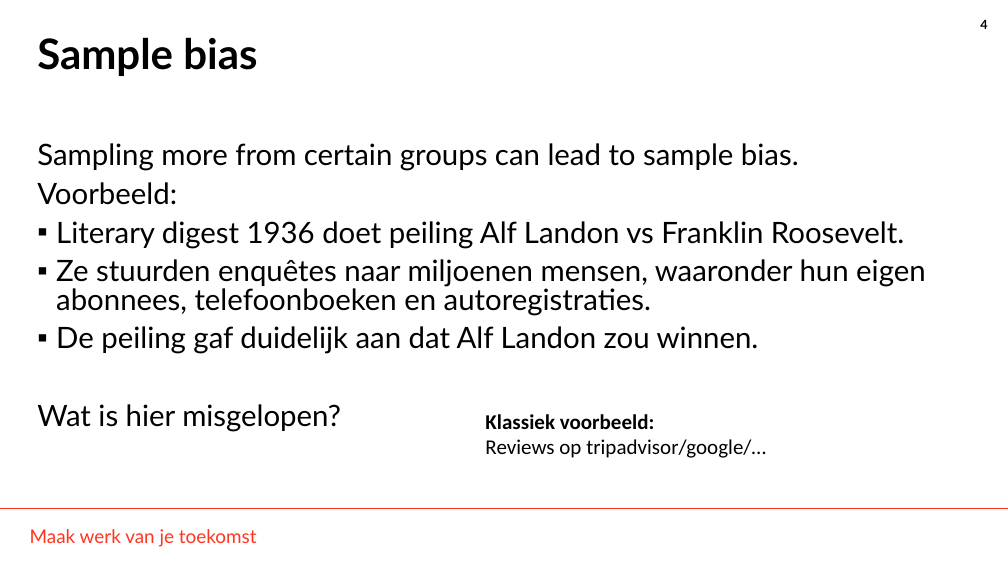
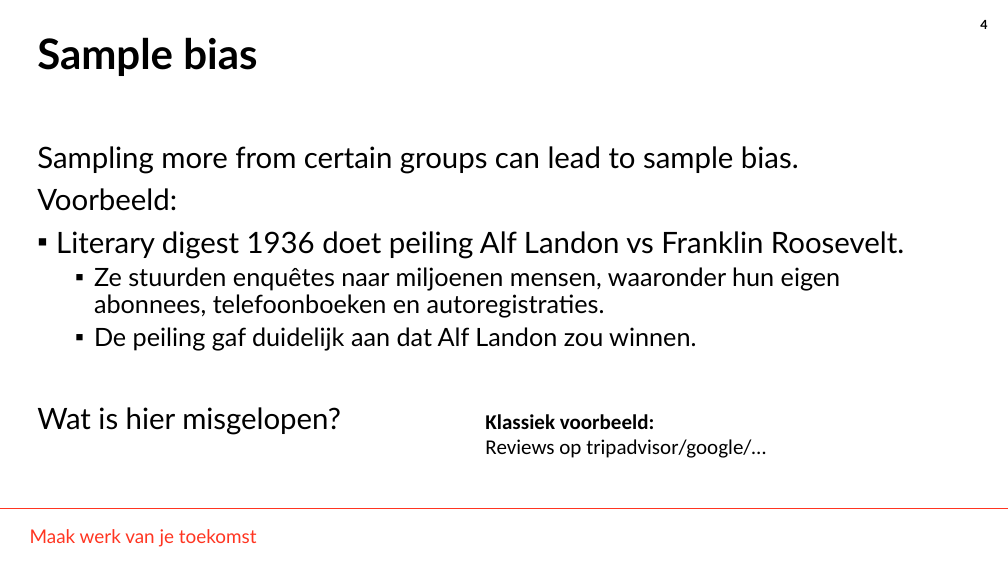
Before and after one commit to THellemans/data-science-syntra-ab, a slide deck: slide 4 of 06 statistiek/06 random sampling and sampling bias/06 random sampling and sampling bias.pptx. Drawn at 1008x567 pixels with LibreOffice and Linux fonts; fonts in the diff are those of the drawing; background and template pictures are left out. Boxes give left, top, right and bottom in pixels: in the first picture for what was removed or moved away, otherwise in the second. Text is boxed around its words. In the diff, an @@ line names an element or a change of style, - is before the commit and + after.

```diff
--- a/06 statistiek/06 random sampling and sampling bias/06 random sampling and sampling bias.pptx
+++ b/06 statistiek/06 random sampling and sampling bias/06 random sampling and sampling bias.pptx
@@ text "Sampling more from certain groups ..." at <box>37,146,904,435</box>: size 28 to 24 pt in "Ze stuurden enquêtes naar miljoenen mensen, waaronder ...", "De peiling gaf duidelijk aan dat Alf ..."; line spacing 0.8 to 0.9; list level 1 to 2 in "Ze stuurden enquêtes naar miljoenen ..."; list level 1 to 2 in "De peiling gaf duidelijk aan ..." @@
```
Also in this commit, not shown: 4 other slides changed, 5 slides added, 29 other files.
